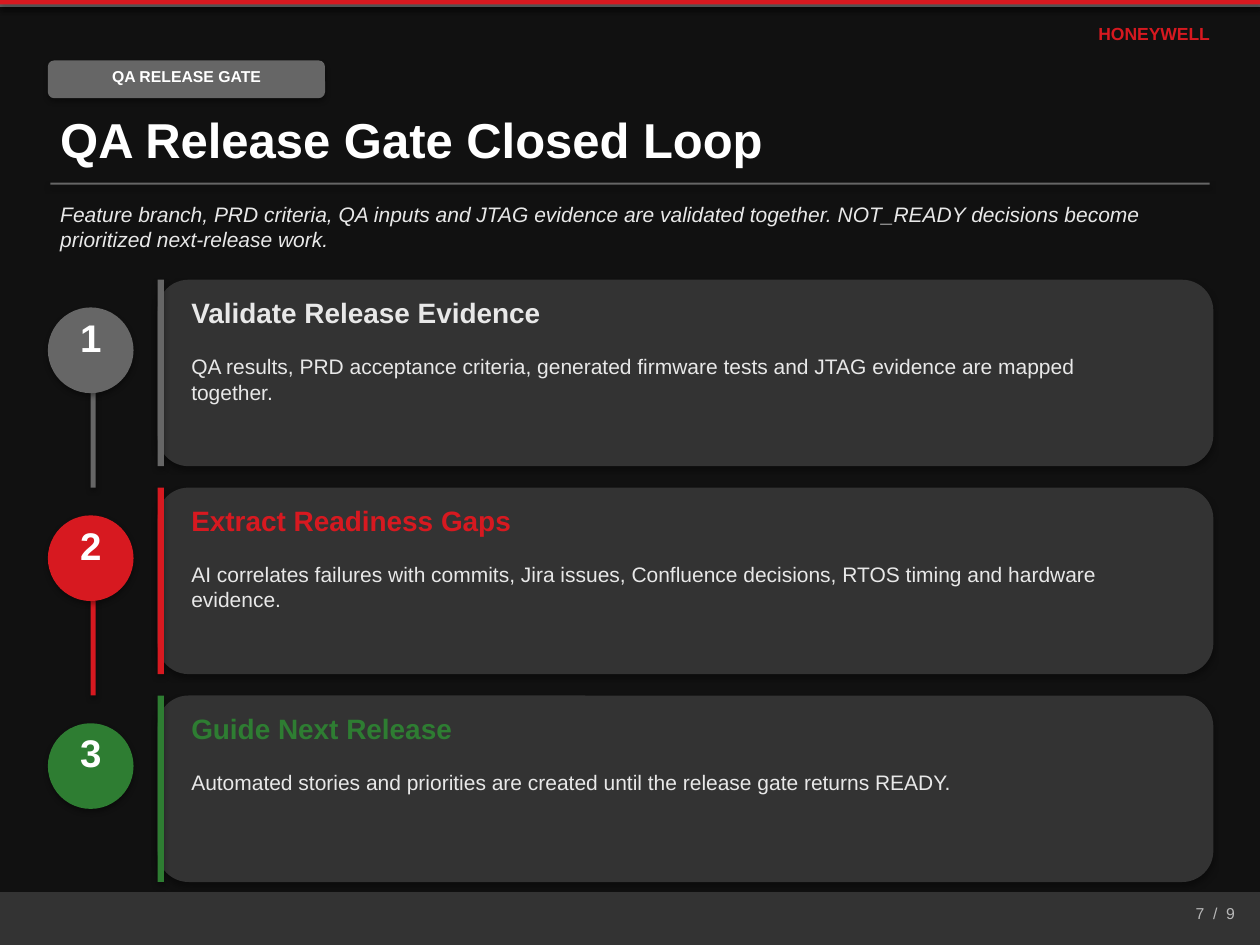
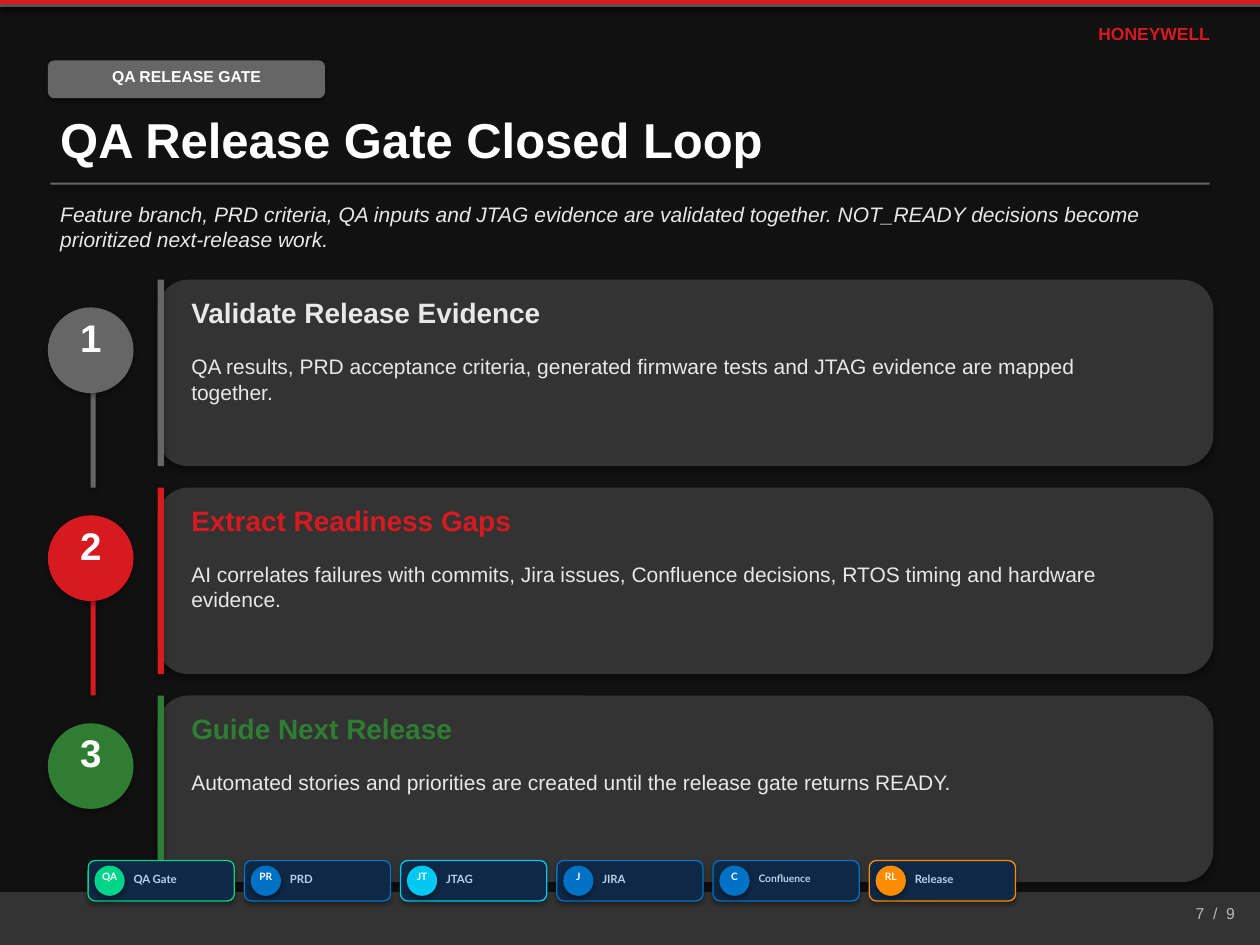
Before and after one commit to shyamnexus/HON_PPT, a slide deck: slide 7 of AI-Driven Embedded Product Lifecycle OrchestratorV10.pptx. Drawn at 1260x945 pixels with LibreOffice and Linux fonts; fonts in the diff are those of the drawing. Boxes give left, top, right and bottom in pixels: in the first picture for what was removed or moved away, otherwise in the second. Text is boxed around its words. In the diff, an @@ line names an element or a change of style, - is before the commit and + after.

```diff
--- a/AI-Driven Embedded Product Lifecycle OrchestratorV10.pptx
+++ b/AI-Driven Embedded Product Lifecycle OrchestratorV10.pptx
@@ rounded rectangle added at (x1=88, y1=861, x2=234, y2=901), fill #0F2845, outline #00D48A 0.75 pt @@
@@ ellipse added at (x1=94, y1=866, x2=125, y2=896), fill #00D48A @@
@@ rounded rectangle added at (x1=244, y1=861, x2=391, y2=901), fill #0F2845, outline #0072C6 0.75 pt @@
@@ ellipse added at (x1=251, y1=866, x2=281, y2=896), fill #0072C6 @@
@@ rounded rectangle added at (x1=401, y1=861, x2=547, y2=901), fill #0F2845, outline #00C8F0 0.75 pt @@
@@ ellipse added at (x1=407, y1=866, x2=437, y2=896), fill #00C8F0 @@
@@ rounded rectangle added at (x1=557, y1=861, x2=703, y2=901), fill #0F2845, outline #0072C6 0.75 pt @@
@@ ellipse added at (x1=563, y1=866, x2=593, y2=896), fill #0072C6 @@
@@ rounded rectangle added at (x1=713, y1=861, x2=859, y2=901), fill #0F2845, outline #0072C6 0.75 pt @@
@@ ellipse added at (x1=719, y1=866, x2=750, y2=896), fill #0072C6 @@
@@ rounded rectangle added at (x1=869, y1=861, x2=1016, y2=901), fill #0F2845, outline #FF8C00 0.75 pt @@
@@ ellipse added at (x1=876, y1=866, x2=906, y2=896), fill #FF8C00 @@
@@ text added at (x1=102, y1=872, x2=117, y2=882), 5.8 pt, text #FFFFFF, bold @@
+QA
@@ text added at (x1=134, y1=874, x2=177, y2=885), 6.5 pt, text #B8D0EC, bold @@
+QA Gate
@@ text added at (x1=259, y1=872, x2=272, y2=880), 5.8 pt, text #FFFFFF, bold @@
+PR
@@ text added at (x1=290, y1=875, x2=313, y2=883), 6.5 pt, text #B8D0EC, bold @@
+PRD
@@ text added at (x1=417, y1=872, x2=427, y2=880), 5.8 pt, text #FFFFFF, bold @@
+JT
@@ text added at (x1=446, y1=874, x2=473, y2=883), 6.5 pt, text #B8D0EC, bold @@
+JTAG
@@ text added at (x1=576, y1=872, x2=580, y2=880), 5.8 pt, text #FFFFFF, bold @@
+J
@@ text added at (x1=602, y1=875, x2=625, y2=883), 6.5 pt, text #B8D0EC, bold @@
+JIRA
@@ text added at (x1=731, y1=872, x2=738, y2=880), 5.8 pt, text #FFFFFF, bold @@
+C
@@ text added at (x1=759, y1=874, x2=811, y2=882), 5.9 pt, text #B8D0EC, bold @@
+Confluence
@@ text added at (x1=885, y1=872, x2=897, y2=880), 5.8 pt, text #FFFFFF, bold @@
+RL
@@ text added at (x1=915, y1=874, x2=954, y2=883), 6.5 pt, text #B8D0EC, bold @@
+Release
```
Also in this commit, not shown: 8 other slides changed, 1 other file.
